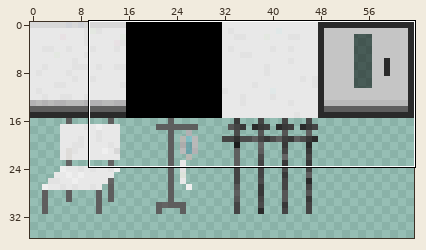
Pixel-art sprite, stored at assets/spr/hospital.png. Above: a wide view before the commit, with the close-up outlined.
Close-up. Earlier state:
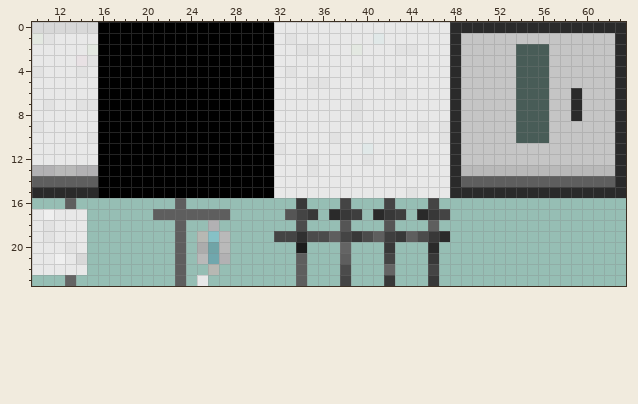
The file is 64x64 pixels. Colours within 5 levels of each other are drawn and written as one. Shown: x 10..63, y 0..23. The wide view leaves out empty margins.
The same view after the edit:
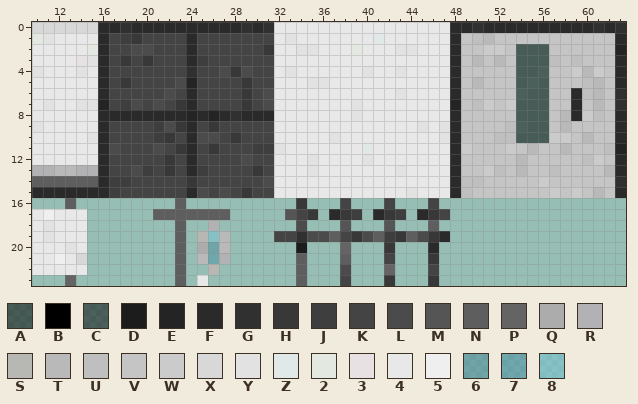
Palette (. is transparent): A #00000084  B #000000  C #08080884  D #1c1c1c  E #242424  F #2a2a2a  G #303030  H #383838  J #3e3e3e  K #444444  L #4b4b4b  M #555555  N #5e5e5e  P #646464  Q #acacac  R #b2b1b3  S #b7b8b3  T #b9b9b9  U #bfbfbf  V #c5c5c5  W #cbcbcb  X #d8d8d8  Y #e2e2e2  Z #e0e8e8  2 #e3e8e1  3 #e8e1e4  4 #e8e8e8  5 #efefef  6 #54919e92  7 #5396a892  8 #7ac3d392
Changes in this commit:
Changed rows in their new state; - is an unchanged pixel.
first column x 16:
 0 FFGFFFFFFFFFFGFG------------------G----------G-G
 1 FKJHKKKKFKKKKKKK------------------UT------------
 2 FKKLLKKKFKKKKKKH-------------------WW----------E
 3 FKHKHKKKFJKKKKKK------------------T-T----U-U----
 4 FKKKKKKKGKKLHLKK------------------------C--WTW--
 5 FKHKKKKLEKKKKHKK------------------T----C----UT--
 6 FKKKKKLKFKKKKHKL----------------------C-----UT-G
 7 EKJLKLKHFKKKKHKL----------------E-UW-W-------T-G
 8 FFFFFFFFEFEFGFFF--------------------------T-WU--
 9 FKKKKJLHFKHKKKKK---------------------UC---T-----
10 FKKKKJHKFLLKHKKK--------------------UU---WW-T---
11 FLKKKLKHFKHKKKJJ-----------------W---W-T--T---UE
12 FKKKKKHKFKKKKLKK----------------------T-----UW--
13 FKKLJKHKFJKKKKHK-----------------VVWUV-VVUVVVV--
14 FJJKKKKKHKKKKKKL-----------------UUVVVVVWVVVVVVG
15 FJKKKKKKFLKLKHKK-----------------UVVVVVVVWVWVTV-
Boxes around the changes in both close-ups, in picture pixels (x1, y1, x2, y2):
changed: (98, 22, 274, 198)
changed: (450, 22, 626, 198)
